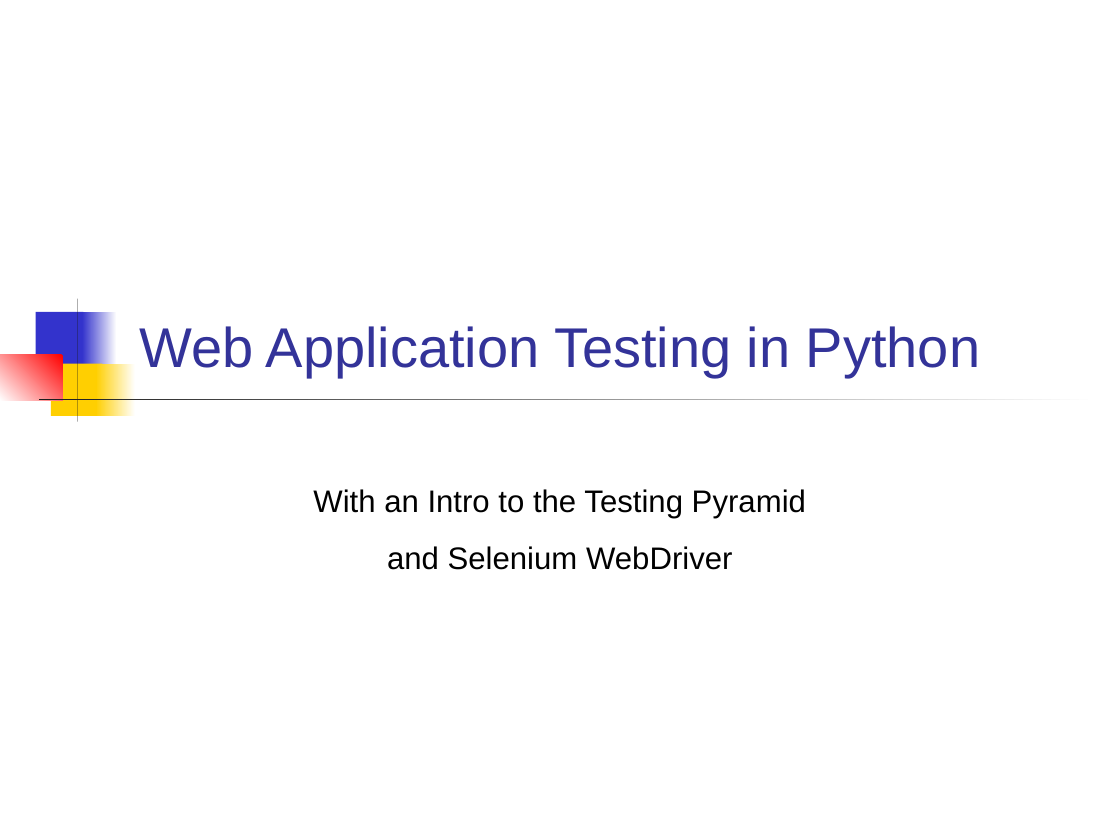
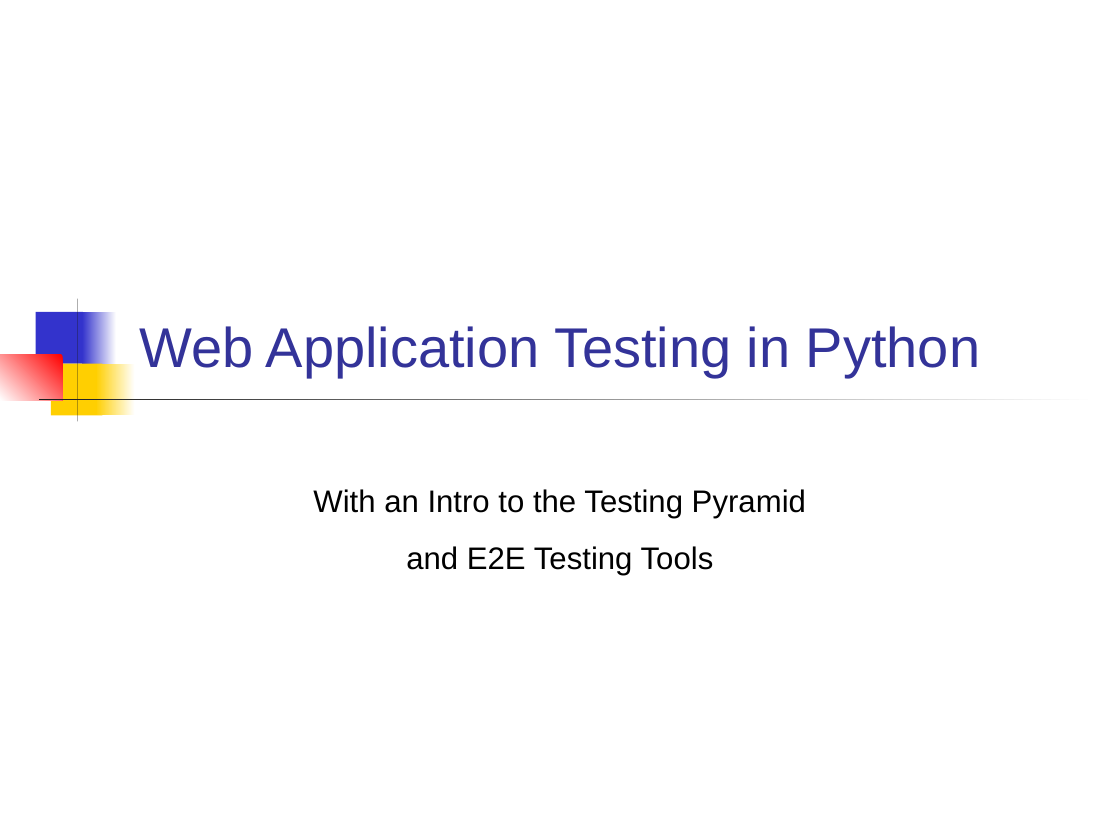
Before and after one commit to cpske/ISP, a slide deck: slide 1 of testing/WebTesting.ppt. Drawn at 1120x840 pixels with LibreOffice and Linux fonts; fonts in the diff are those of the drawing. Boxes give left, top, right and bottom in pixels: in the first picture for what was removed or moved away, otherwise in the second. Text is boxed around its words. In the diff, an @@ line names an element or a change of style, - is before the commit and + after.

Commit message:
updates to selenium intro

```diff
--- a/testing/WebTesting.ppt
+++ b/testing/WebTesting.ppt
@@ subtitle at [406,546,714,575]: text changed @@
-and Selenium WebDriver
+and E2E Testing Tools
```
Also in this commit, not shown: 7 other slides changed, 2 slides removed, 3 other files.
